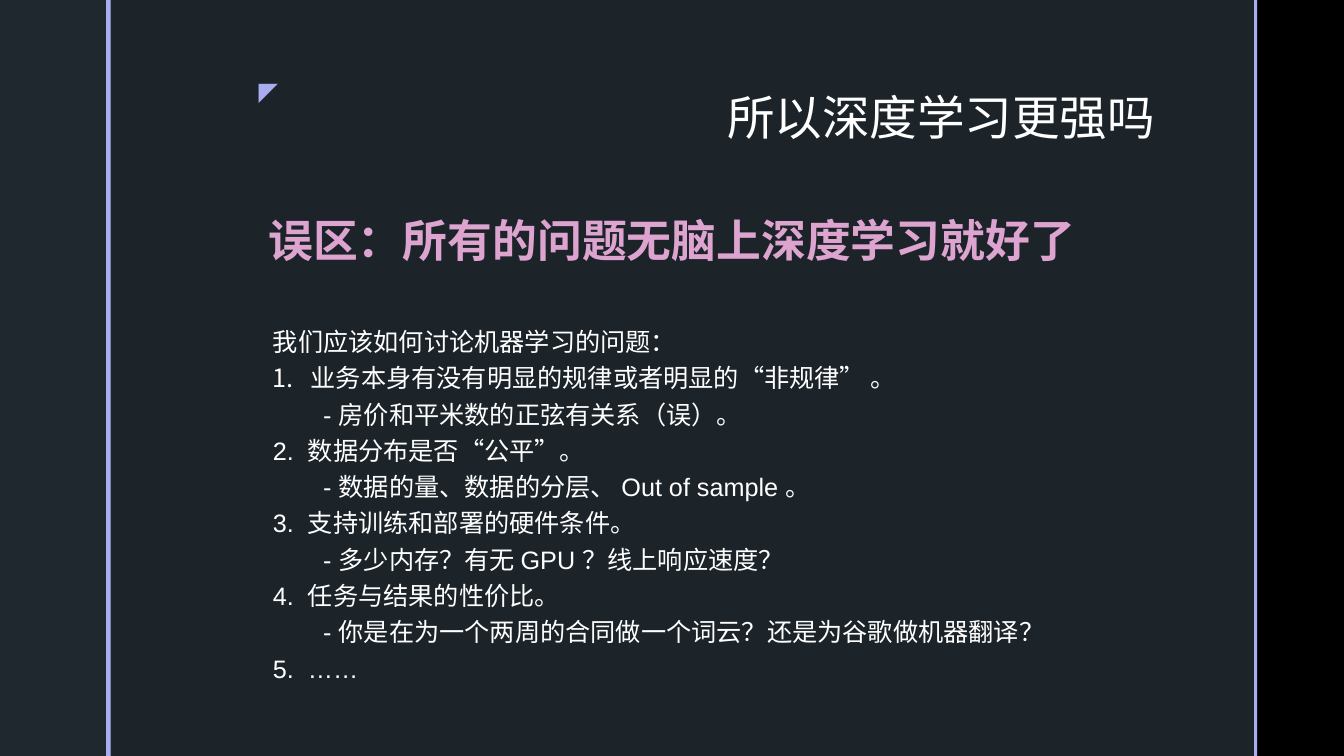
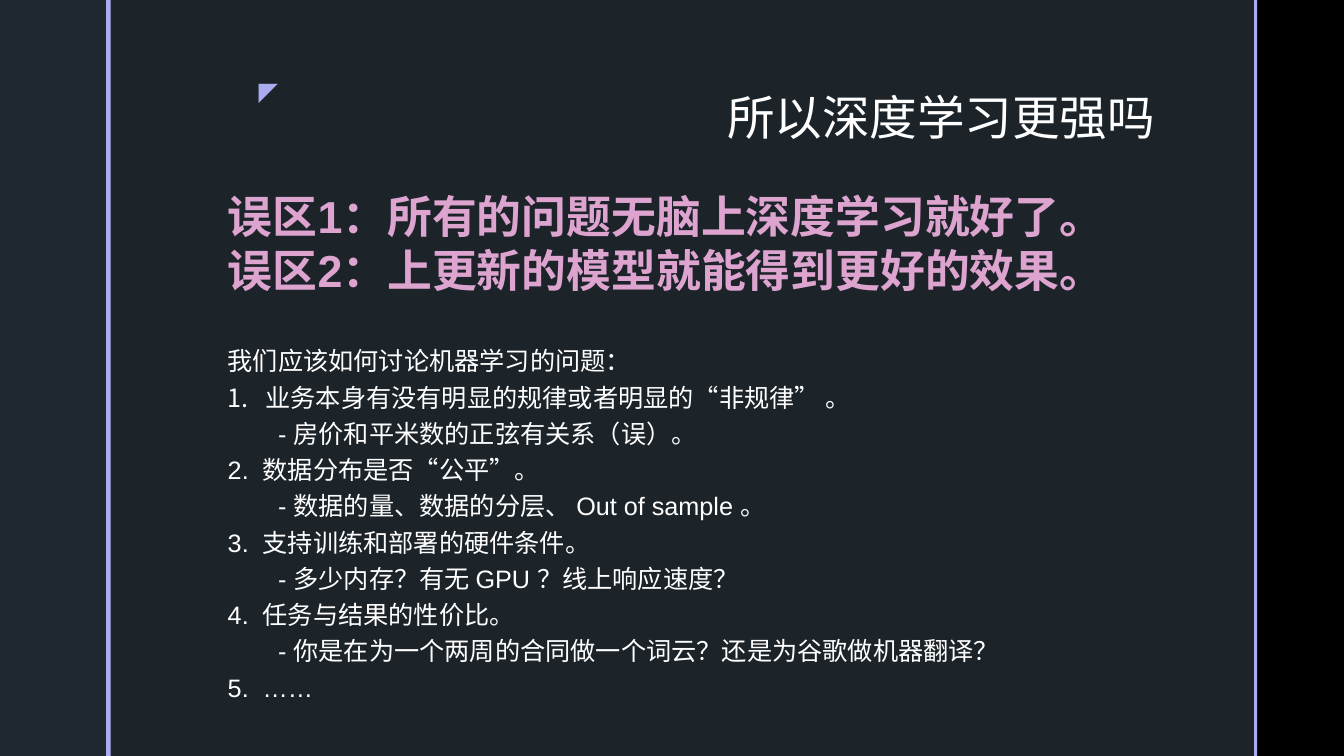
Before and after one commit to SakigamiYang/PyCon, a slide deck: slide 9 of Python-Meetup/20210523/深度学习简介.pptx. Drawn at 1344x756 pixels with LibreOffice and Linux fonts; fonts in the diff are those of the drawing; background and template pictures are left out. Boxes give left, top, right and bottom in pixels: in the first picture for what was removed or moved away, otherwise in the second. Text is boxed around its words. In the diff, an @@ line names an element or a change of style, - is before the commit and + after.

```diff
--- a/Python-Meetup/20210523/深度学习简介.pptx
+++ b/Python-Meetup/20210523/深度学习简介.pptx
@@ text at (228, 194, 1105, 291): text changed @@
-误区：所有的问题无脑上深度学习就好了
+误区1：所有的问题无脑上深度学习就好了。
+误区2：上更新的模型就能得到更好的效果。
@@ text "我们应该如何讨论机器学习的问题：": place and size @@
-text "我们应该如何讨论机器学习的问题：" at (273, 329, 1045, 679)
+text "我们应该如何讨论机器学习的问题：" at (228, 348, 1000, 698)
```
Also in this commit, not shown: 4 other slides changed, 1 slide added, 5 other files.
